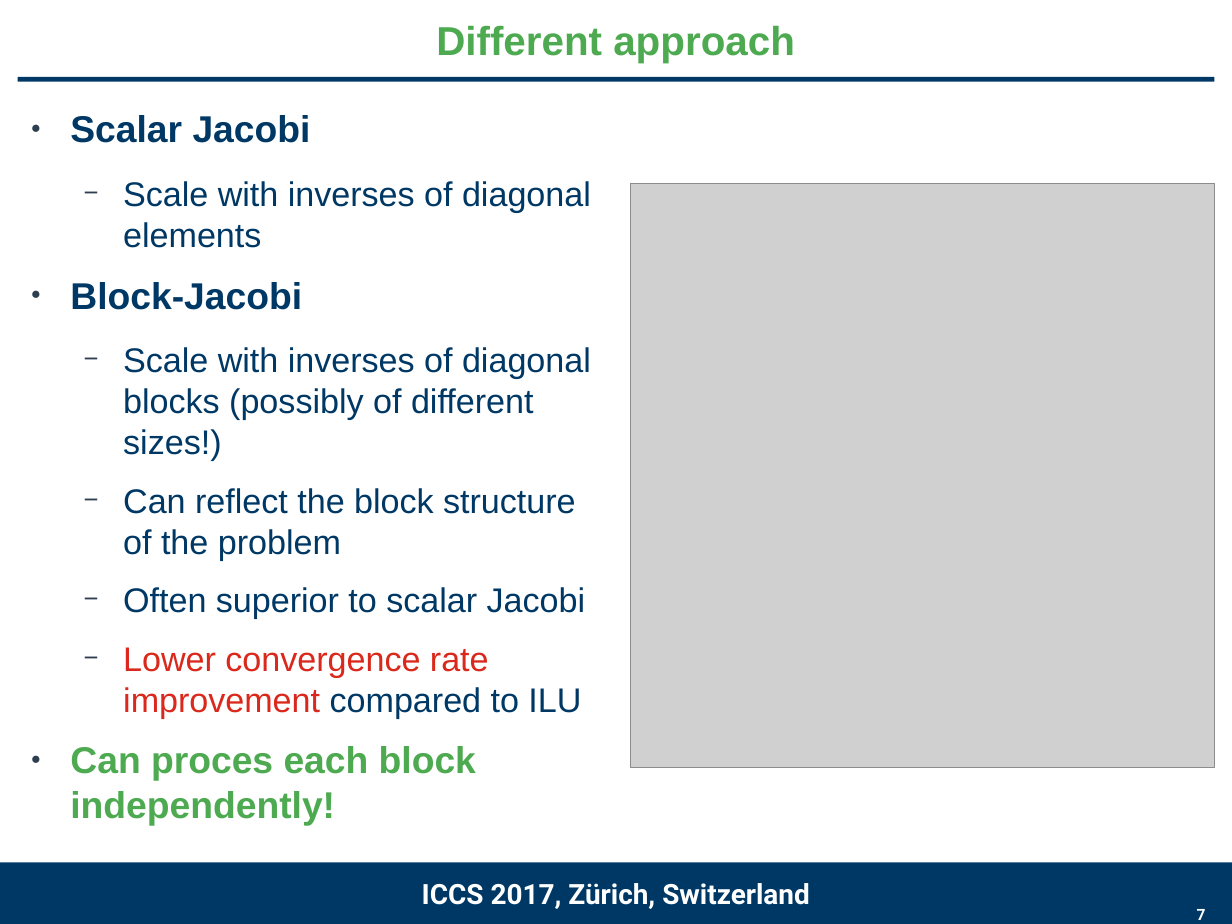
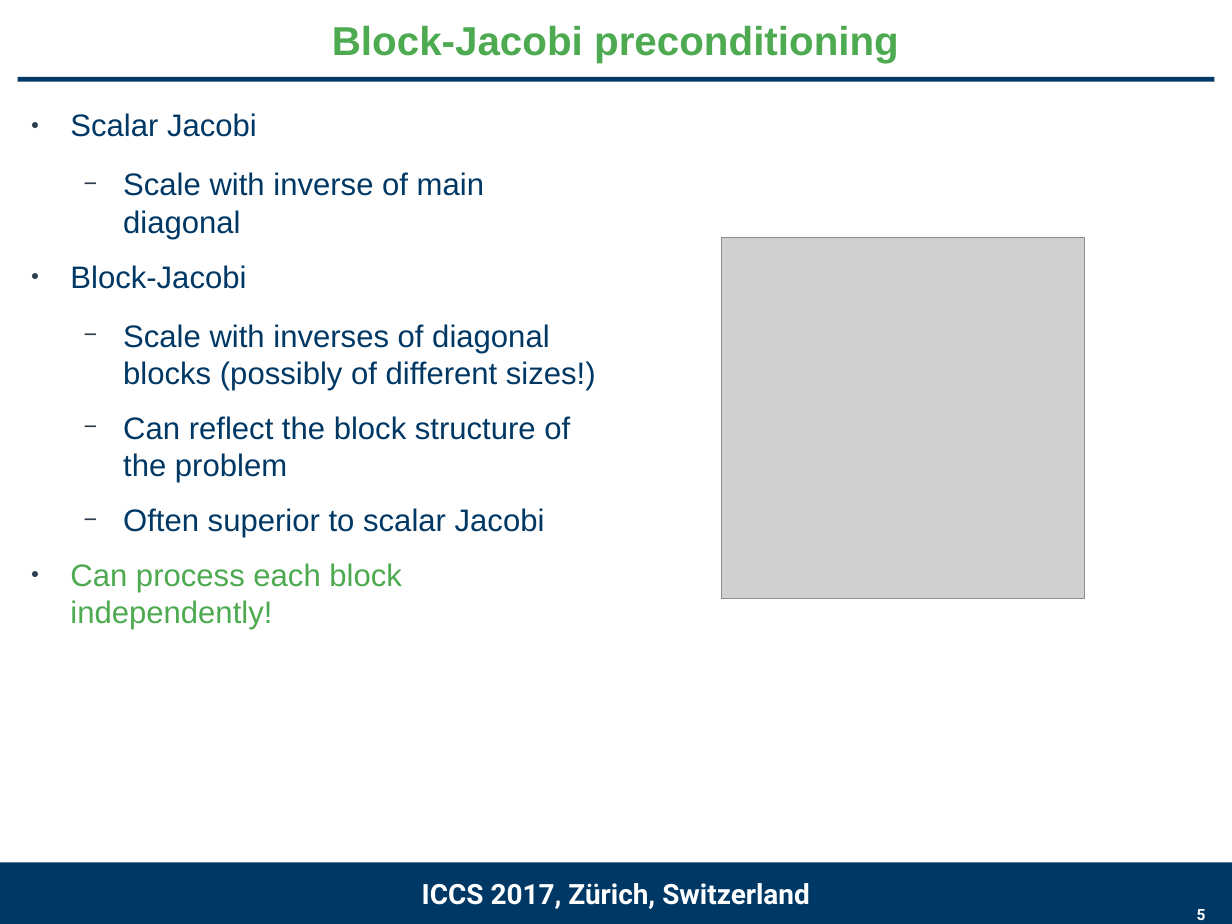
Before and after one commit to gflegar/talks, a slide deck: slide 5 of iccs_2017/slides.odp (slide 7 before the commit). Drawn at 1232x924 pixels with LibreOffice and Linux fonts; fonts in the diff are those of the drawing; grey boxes stand for pictures; background and template pictures are left out. Boxes give left, top, right and bottom in pixels: in the first picture for what was removed or moved away, otherwise in the second. Text is boxed around its words. In the diff, an @@ line names an element or a change of style, - is before the commit and + after.

```diff
--- a/iccs_2017/slides.odp
+++ b/iccs_2017/slides.odp
@@ title at [332,25,899,63]: text changed @@
-Different approach
+Block-Jacobi preconditioning
@@ text at [70,113,596,537]: size 24 to 20 pt, bold off in "Scalar Jacobi", "Block-Jacobi"; size 22 to 20 pt in "Scale with inverses of diagonal blocks (possibly ...", "Can reflect the block structure of the ...", "Often superior to scalar Jacobi" @@
@@ text at [123,172,484,239]: text changed; size 22 to 20 pt @@
-  − Scale with inverses of diagonal elements
+  − Scale with inverse of main diagonal
@@ picture: place and size @@
-picture at [631,183,1215,768]
+picture at [722,238,1086,599]
@@ text at [70,563,402,630]: text changed; size 22 to 20 pt @@
-  − Lower convergence rate improvement compared to ILU
-● Can proces each block independently!
+● Can process each block independently!
@@ page number at [1197,909,1206,920]: text changed @@
-7
+5
```
Also in this commit, not shown: 10 other slides changed, 1 slide added, 2 slides removed, 2 other files.
